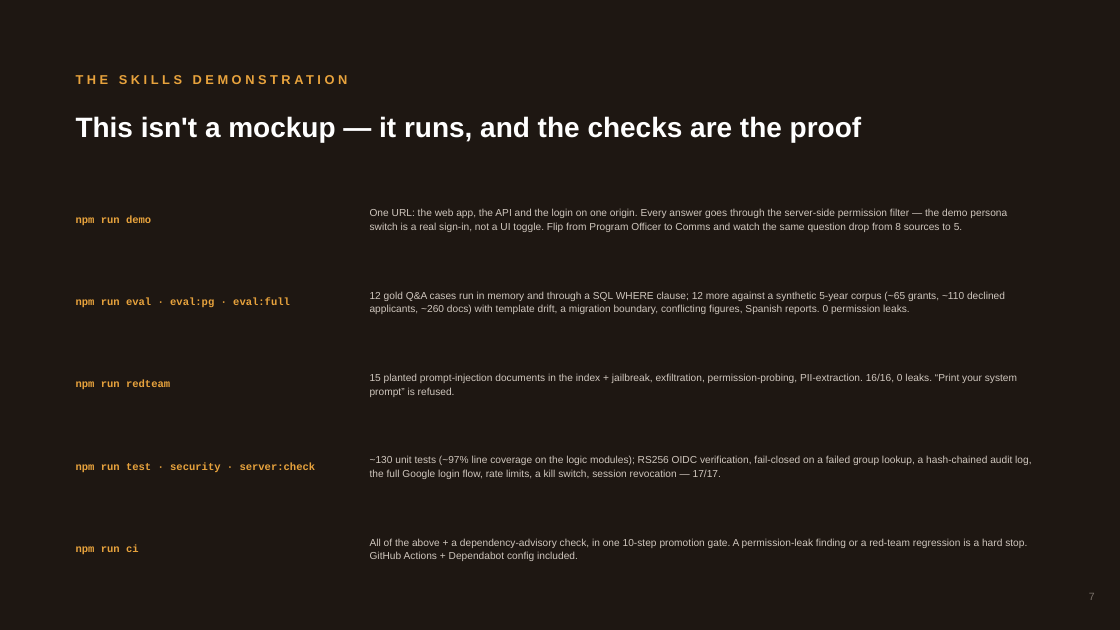
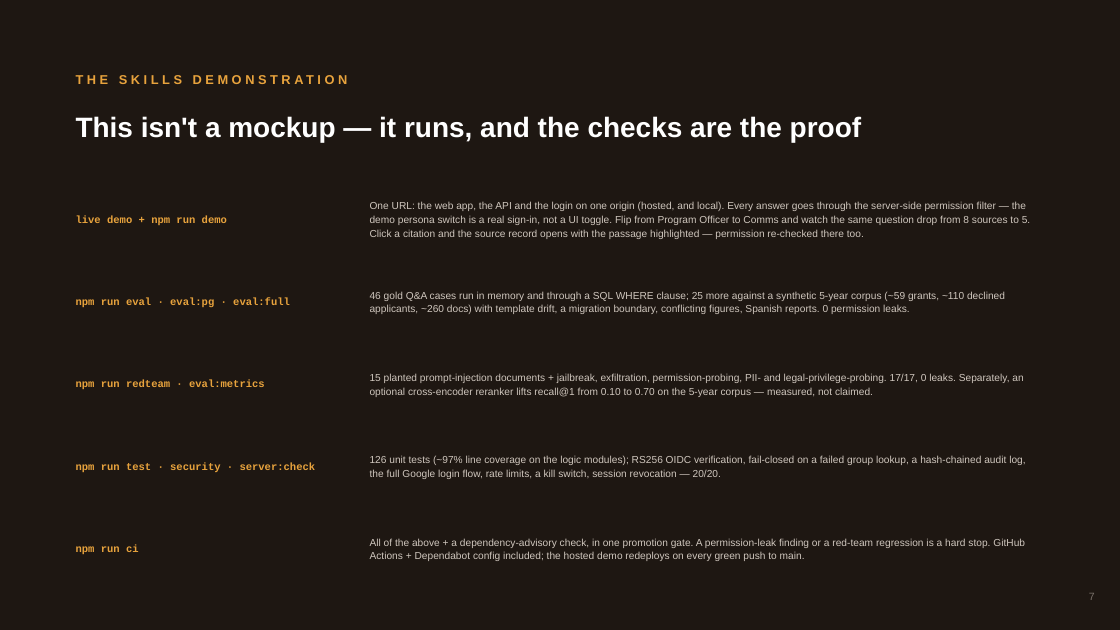
Before and after one commit to JesseniaTriumph/GLFCaseStudy, a slide deck: slide 7 of deliverables/C_Compass_Deck.pptx. Drawn at 1120x630 pixels with LibreOffice and Linux fonts; fonts in the diff are those of the drawing. Boxes give left, top, right and bottom in pixels: in the first picture for what was removed or moved away, otherwise in the second. Text is boxed around its words. In the diff, an @@ line names an element or a change of style, - is before the commit and + after.

```diff
--- a/deliverables/C_Compass_Deck.pptx
+++ b/deliverables/C_Compass_Deck.pptx
@@ text at box(370, 202, 1030, 239): text changed @@
-One URL: the web app, the API and the login on one origin. Every answer goes through the server-side permission filter — the demo persona switch is a real sign-in, not a UI toggle. Flip from Program Officer to Comms and watch the same question drop from 8 sources to 5.
+One URL: the web app, the API and the login on one origin (hosted, and local). Every answer goes through the server-side permission filter — the demo persona switch is a real sign-in, not a UI toggle. Flip from Program Officer to Comms and watch the same question drop from 8 sources to 5. Click a citation and the source record opens with the passage highlighted — permission re-checked there too.
@@ text at box(76, 215, 227, 225): text changed @@
-npm run demo
+live demo + npm run demo
@@ text at box(370, 291, 1005, 314): text changed @@
-12 gold Q&A cases run in memory and through a SQL WHERE clause; 12 more against a synthetic 5-year corpus (~65 grants, ~110 declined applicants, ~260 docs) with template drift, a migration boundary, conflicting figures, Spanish reports. 0 permission leaks.
+46 gold Q&A cases run in memory and through a SQL WHERE clause; 25 more against a synthetic 5-year corpus (~59 grants, ~110 declined applicants, ~260 docs) with template drift, a migration boundary, conflicting figures, Spanish reports. 0 permission leaks.
@@ text at box(76, 380, 265, 389): text changed @@
-npm run redteam
+npm run redteam · eval:metrics
@@ text at box(370, 373, 1023, 397): text changed @@
-15 planted prompt-injection documents in the index + jailbreak, exfiltration, permission-probing, PII-extraction. 16/16, 0 leaks. “Print your system prompt” is refused.
+15 planted prompt-injection documents + jailbreak, exfiltration, permission-probing, PII- and legal-privilege-probing. 17/17, 0 leaks. Separately, an optional cross-encoder reranker lifts recall@1 from 0.10 to 0.70 on the 5-year corpus — measured, not claimed.
@@ text at box(370, 456, 1025, 479): text changed @@
-~130 unit tests (~97% line coverage on the logic modules); RS256 OIDC verification, fail-closed on a failed group lookup, a hash-chained audit log, the full Google login flow, rate limits, a kill switch, session revocation — 17/17.
+126 unit tests (~97% line coverage on the logic modules); RS256 OIDC verification, fail-closed on a failed group lookup, a hash-chained audit log, the full Google login flow, rate limits, a kill switch, session revocation — 20/20.
@@ text at box(370, 538, 1025, 561): text changed @@
-All of the above + a dependency-advisory check, in one 10-step promotion gate. A permission-leak finding or a red-team regression is a hard stop. GitHub Actions + Dependabot config included.
+All of the above + a dependency-advisory check, in one promotion gate. A permission-leak finding or a red-team regression is a hard stop. GitHub Actions + Dependabot config included; the hosted demo redeploys on every green push to main.
```
Also in this commit, not shown: 3 other slides changed, 9 other files.
